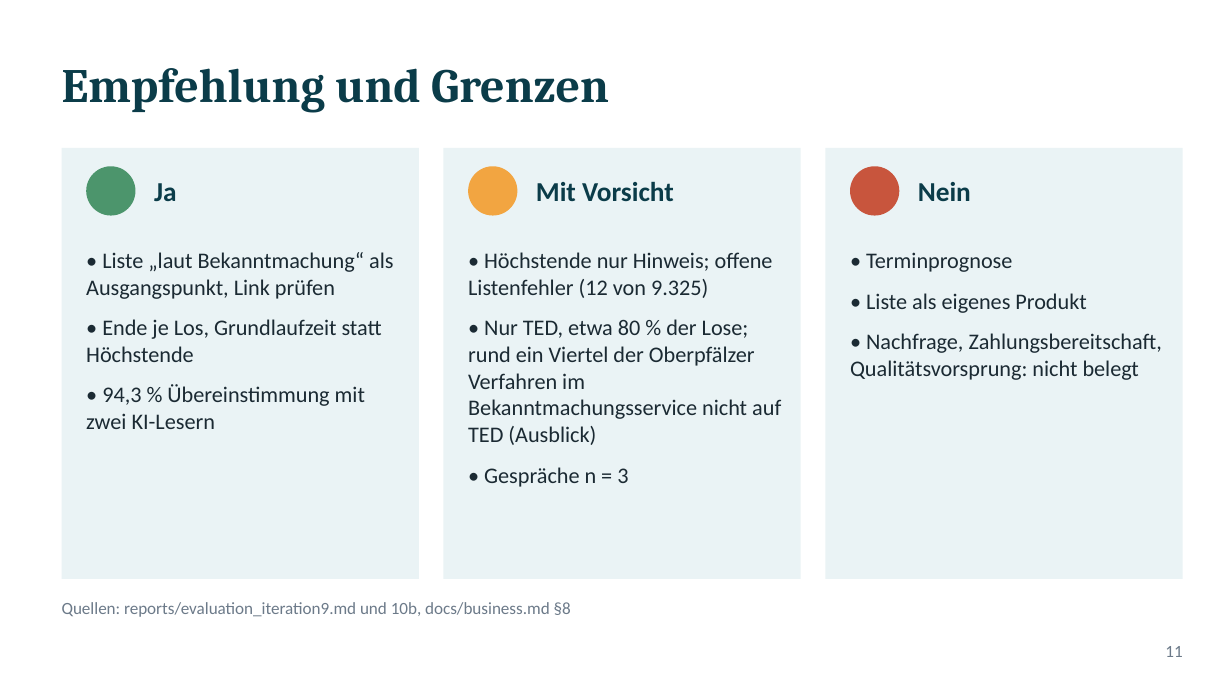
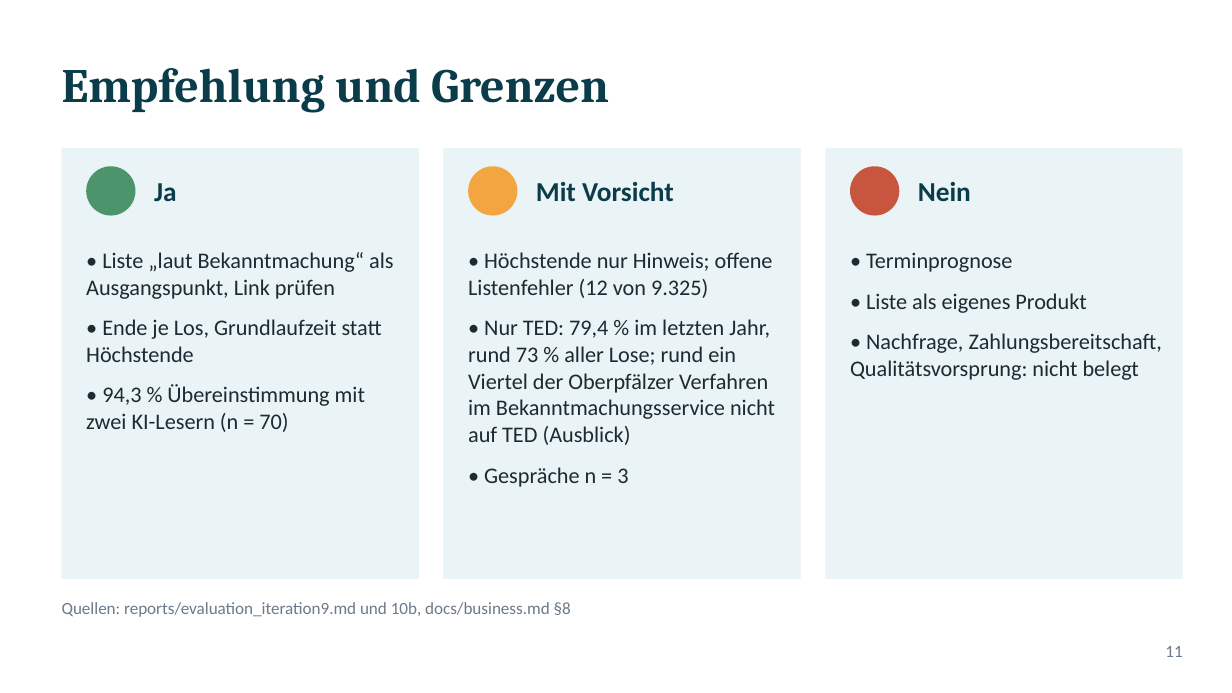
Before and after one commit to ludwigrichthammer9-web/vergabe_radar, a slide deck: slide 11 of docs/vortrag/vortrag_vergabe_radar.pptx. Drawn at 1232x693 pixels with LibreOffice and Linux fonts; fonts in the diff are those of the drawing. Boxes give left, top, right and bottom in pixels: in the first picture for what was removed or moved away, otherwise in the second. Text is boxed around its words. In the diff, an @@ line names an element or a change of style, - is before the commit and + after.

```diff
--- a/docs/vortrag/vortrag_vergabe_radar.pptx
+++ b/docs/vortrag/vortrag_vergabe_radar.pptx
@@ text at [468,319,775,445]: text changed @@
-• Nur TED, etwa 80 % der Lose; rund ein Viertel der Oberpfälzer Verfahren im Bekanntmachungsservice nicht auf TED (Ausblick)
+• Nur TED: 79,4 % im letzten Jahr, rund 73 % aller Lose; rund ein Viertel der Oberpfälzer Verfahren im Bekanntmachungsservice nicht auf TED (Ausblick)
@@ text at [86,384,365,432]: text changed @@
-• 94,3 % Übereinstimmung mit zwei KI-Lesern
+• 94,3 % Übereinstimmung mit zwei KI-Lesern (n = 70)
```
Also in this commit, not shown: 5 other slides changed, 12 other files.
